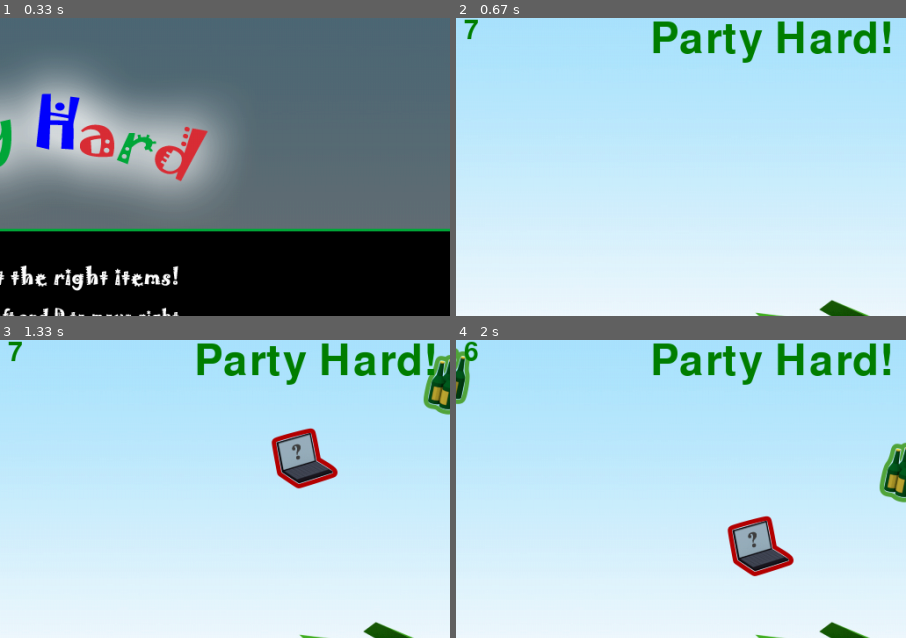
Above: before the commit, frames 1-4 (two rows, left to right).
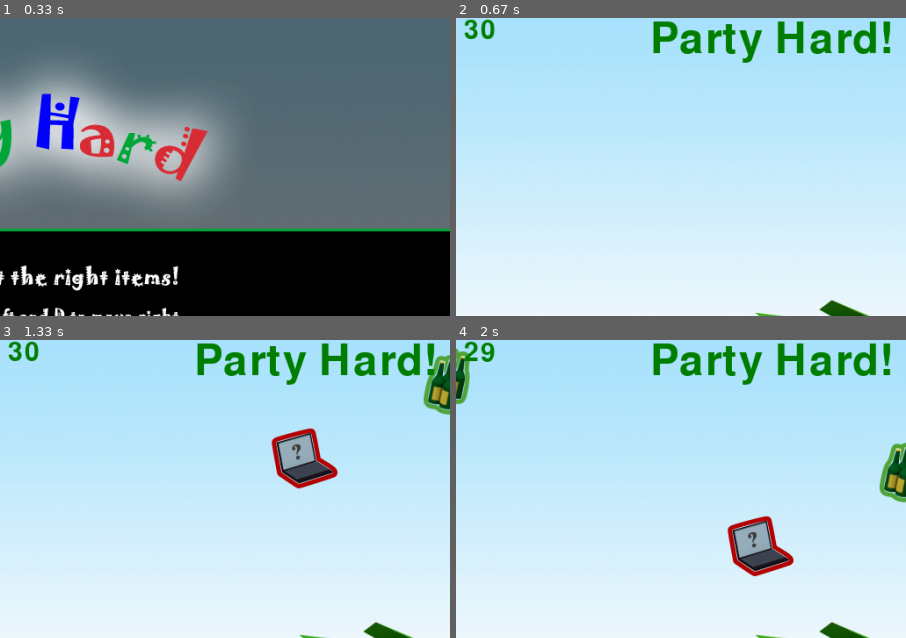
Above: after the commit, the same moments.

Repository: jlee7/ggj2015
Game: pygame game, started from partyhard/main.py
The game is run twice, just before and just after one commit, with the same random seed, the same clock (stepped at 60 frames per second) and the same inputs. The source is Python 2; it was converted automatically to run under Python 3.
Inputs:
- Up to frame 1 (0.33 s): no input
- Up to frame 2 (0.67 s): tap Enter at 0.33 s
- Up to frame 3 (1.33 s): hold D 0.67-1.13 s; hold D from 1.17 s (still down)
- Up to frame 4 (2 s): release D at 1.63 s; hold A from 1.67 s (still down)
The pictures show only the part of the screen within x 47-97%, y 0-50%; the shares and areas given below are measured in that part.

Frame 1 is identical in both runs. In frame 2, 0.3% of the frame differs, in the area x 1-9%, y 0-8%; in frame 3, 0.3%; in frame 4, 0.3%.

Commit message:
highscore

Diff:
--- a/partyhard/time_controller.py
+++ b/partyhard/time_controller.py
@@ -2,7 +2,7 @@
 import pygame
 import random
 
-GAME_LENGTH_SEC = 7
+GAME_LENGTH_SEC = 30
 GAME_LENGTH = GAME_LENGTH_SEC * 1000
 tick_speed = 30 # framerate
 
